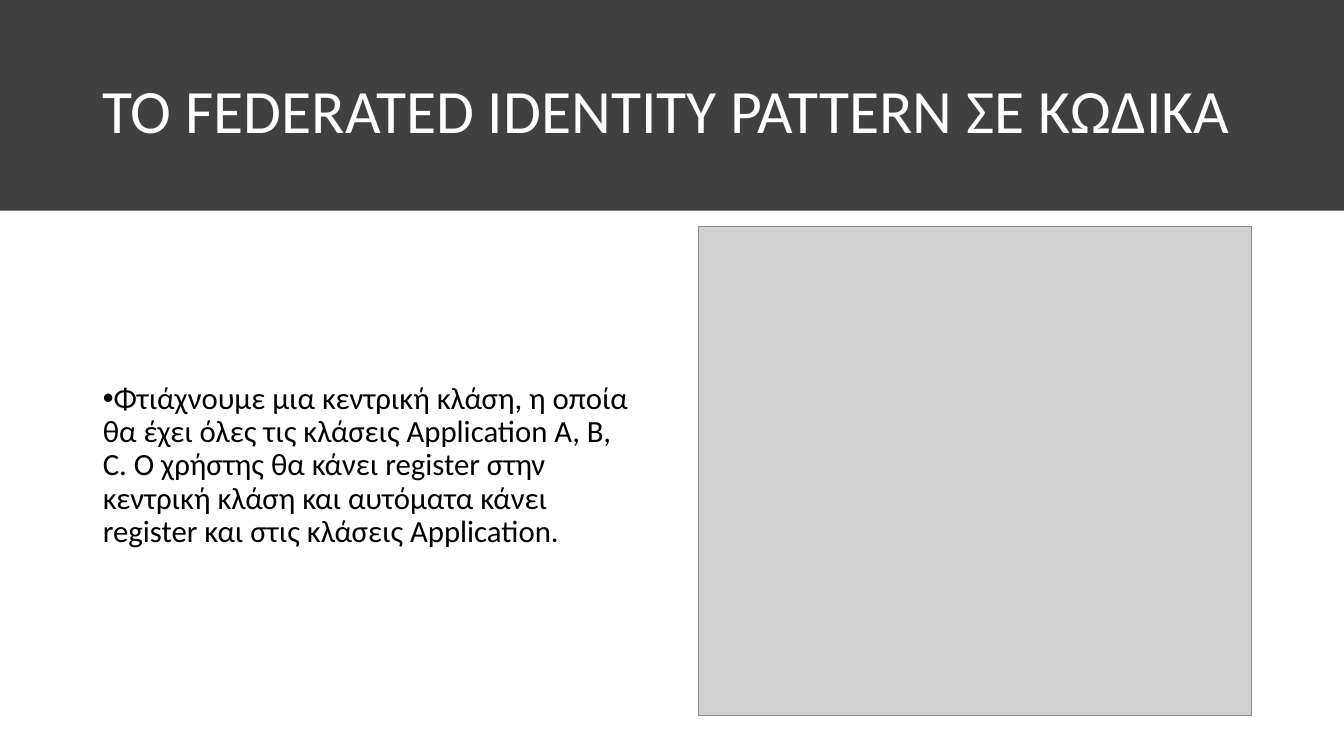
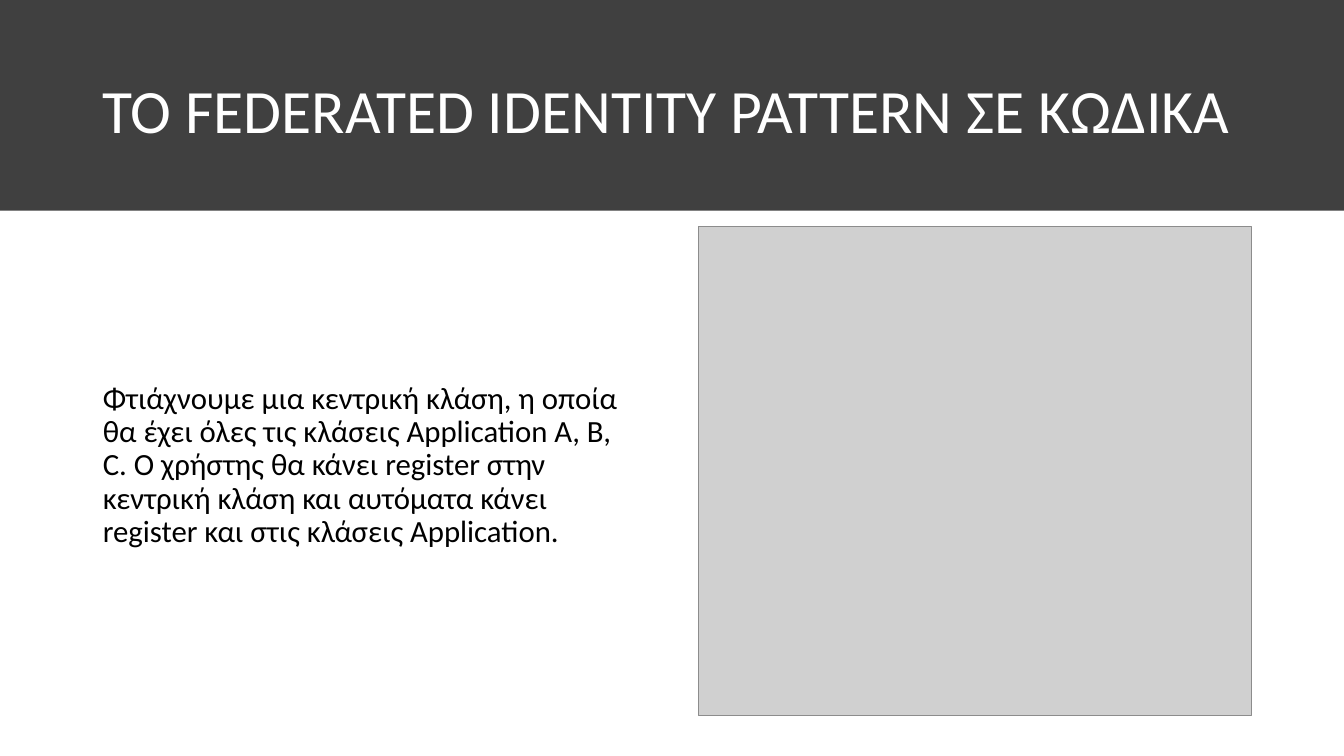
Before and after one commit to GeorgeMC2610/Design-Patterns, a slide deck: slide 7 of Exercise 3/Microsoft Design Patterns/Microsoft Design Patterns.pptx. Drawn at 1344x756 pixels with LibreOffice and Linux fonts; fonts in the diff are those of the drawing; grey boxes stand for pictures. Boxes give left, top, right and bottom in pixels: in the first picture for what was removed or moved away, otherwise in the second. Text is boxed around its words. In the diff, an @@ line names an element or a change of style, - is before the commit and + after.

```diff
--- a/Exercise 3/Microsoft Design Patterns/Microsoft Design Patterns.pptx
+++ b/Exercise 3/Microsoft Design Patterns/Microsoft Design Patterns.pptx
@@ text "Φτιάχνουμε μια κεντρική κλάση, η ..." at [103, 387, 617, 548]: bullet • to none @@
```
Also in this commit, not shown: 2 other slides changed, 3 other files.
